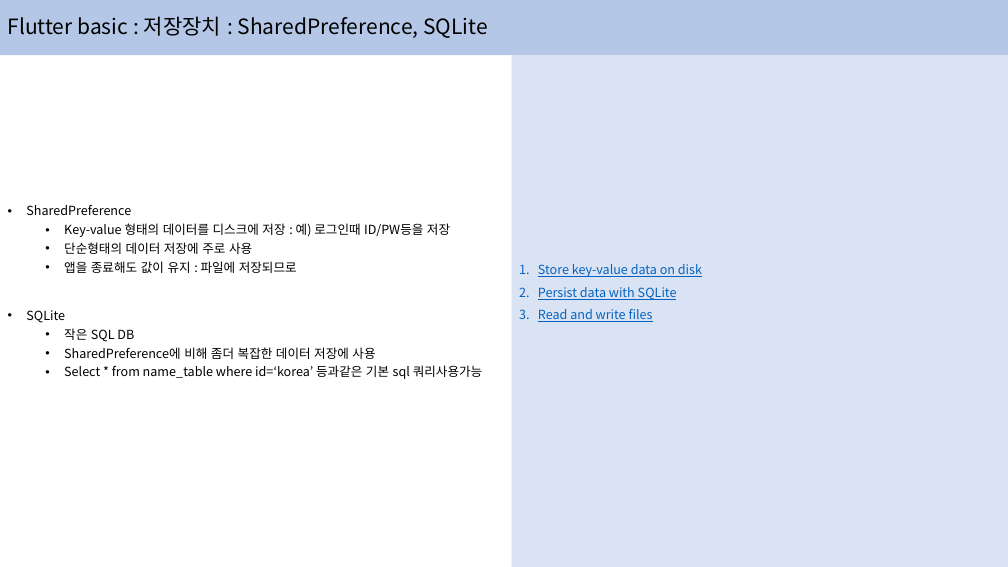
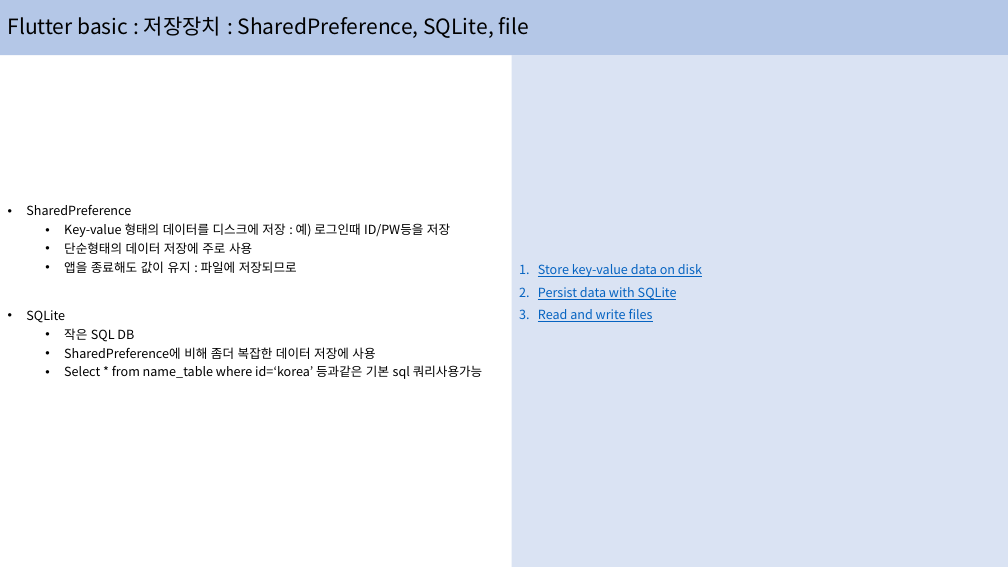
Before and after one commit to hongjaikim/lecture, a slide deck: slide 34 of flutter/Google_Flutter_-2.pptx (slide 29 before the commit). Drawn at 1008x567 pixels with LibreOffice and Linux fonts; fonts in the diff are those of the drawing. Boxes give left, top, right and bottom in pixels: in the first picture for what was removed or moved away, otherwise in the second. Text is boxed around its words. In the diff, an @@ line names an element or a change of style, - is before the commit and + after.

```diff
--- a/flutter/Google_Flutter_-2.pptx
+++ b/flutter/Google_Flutter_-2.pptx
@@ title at bbox=[8, 16, 529, 38]: text changed @@
-Flutter basic : 저장장치 : SharedPreference, SQLite
+Flutter basic : 저장장치 : SharedPreference, SQLite, file
```
Also in this commit, not shown: 25 other slides changed, 6 slides added, 3 other files.
